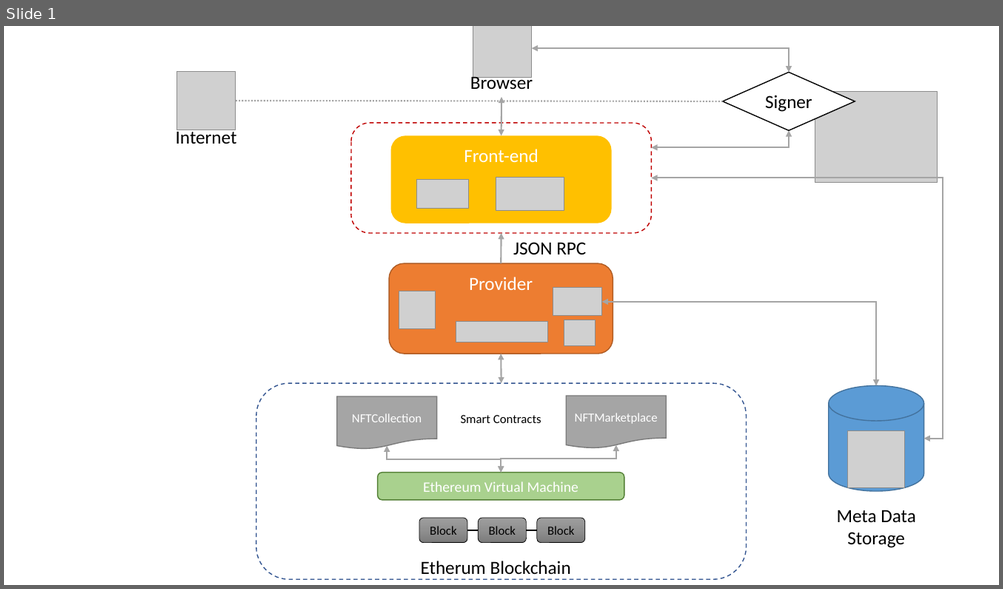
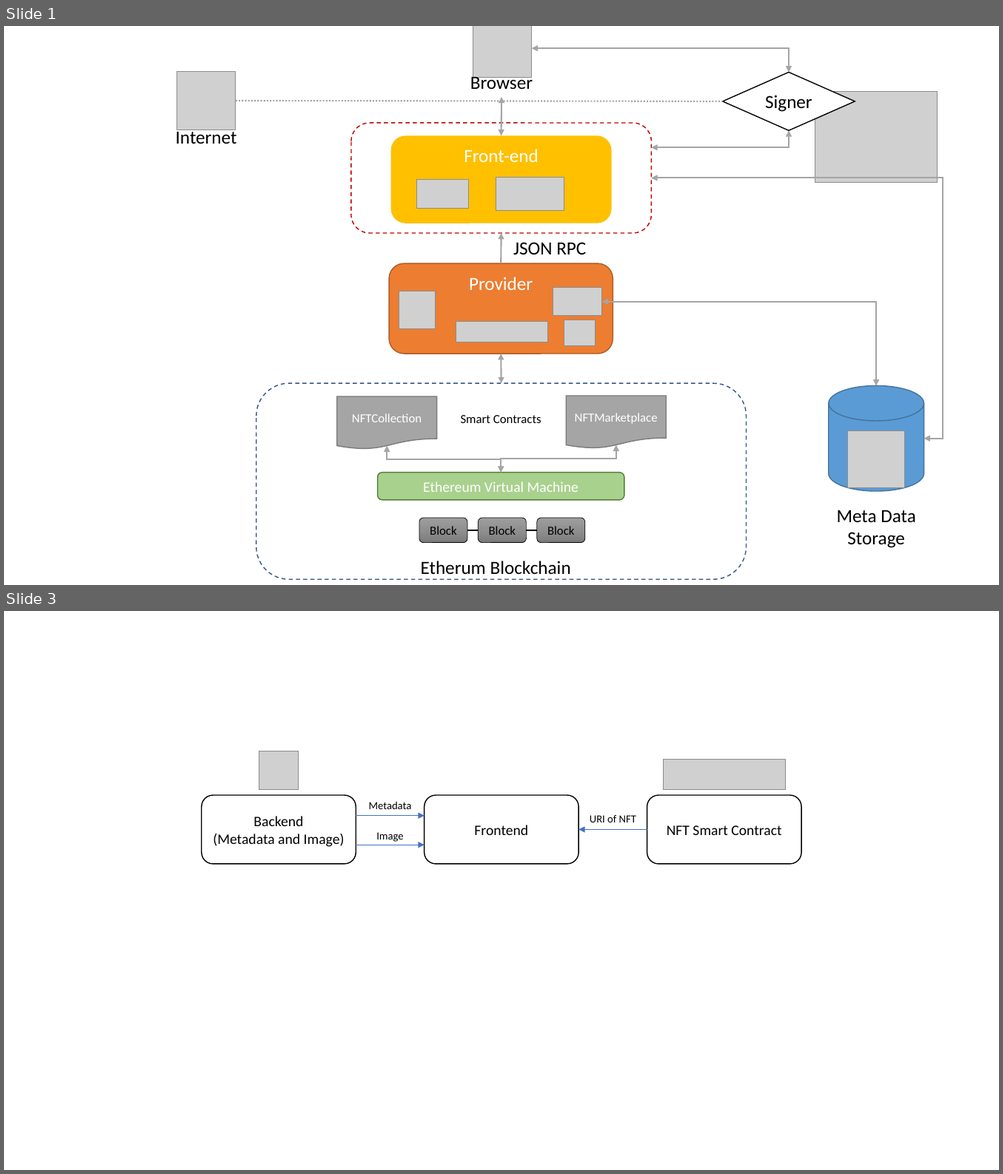
Before and after one commit to Lukas-Stingl/nft-marketplace, a slide deck: Documentation/Application_Diagram.pptx. Shown one above the other, each under a label of ours: slide 1 before the commit, slides 1 and 3 after it; the slides between them are not shown. The pictures are 1003x589 and 1003x1174 pixels, drawn with LibreOffice and Linux fonts; fonts in the diff are those of the drawing; grey boxes stand for pictures. Boxes give left, top, right and bottom in pixels: in the first picture for what was removed or moved away, otherwise in the second. Text is boxed around its words. In the diff, an @@ line names an element or a change of style, - is before the commit and + after.

```diff
--- a/Documentation/Application_Diagram.pptx
+++ b/Documentation/Application_Diagram.pptx
@@ slide 3 added at (x1=4, y1=611, x2=999, y2=1170), background #FFFFFF @@
@@ picture added at (x1=259, y1=752, x2=298, y2=790) @@
@@ picture added at (x1=663, y1=760, x2=785, y2=790) @@
@@ rounded rectangle added at (x1=202, y1=795, x2=356, y2=864), fill #FFFFFF, outline #000000 1 pt, 14 pt, text #000000 @@
+Backend
+(Metadata and Image)
@@ text added at (x1=369, y1=802, x2=412, y2=809), 10.5 pt, text #000000 @@
+Metadata
@@ rounded rectangle added at (x1=424, y1=795, x2=578, y2=864), fill #FFFFFF, outline #000000 1 pt, 14 pt, text #000000 @@
+Frontend
@@ rounded rectangle added at (x1=647, y1=795, x2=802, y2=864), fill #FFFFFF, outline #000000 1 pt, 14 pt, text #000000 @@
+NFT Smart Contract
@@ arrow added from (356, 816) to (424, 816), #4472C4 0.5 pt @@
@@ text added at (x1=376, y1=832, x2=403, y2=842), 10.5 pt, text #000000 @@
+Image
@@ arrow added from (647, 829) to (578, 829), #4472C4 0.5 pt @@
@@ text added at (x1=589, y1=815, x2=636, y2=823), 10.5 pt, text #000000 @@
+URI of NFT
@@ arrow added from (356, 846) to (424, 846), #4472C4 0.5 pt @@
```
Also in this commit, not shown: 1 other slide added, 3 other files.
